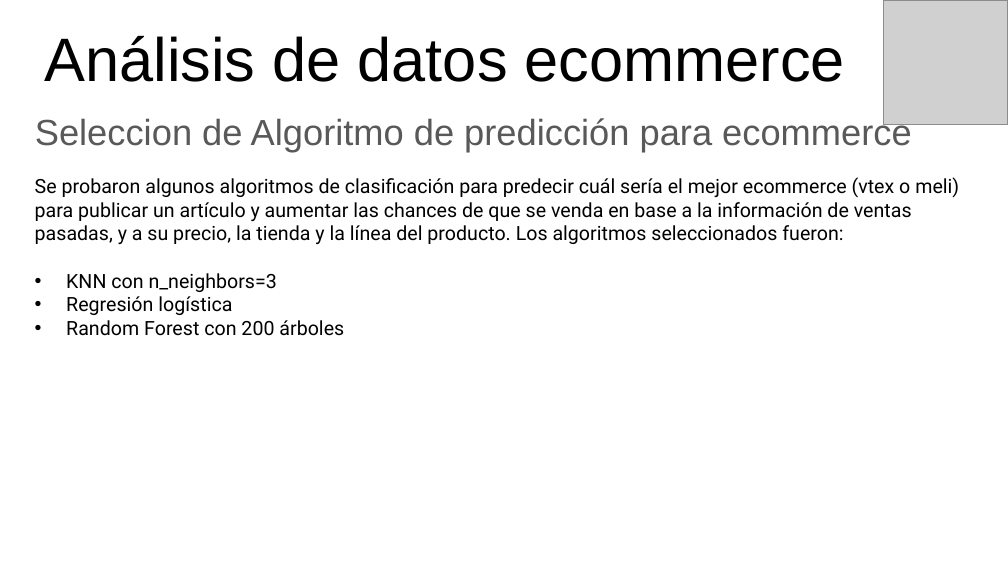
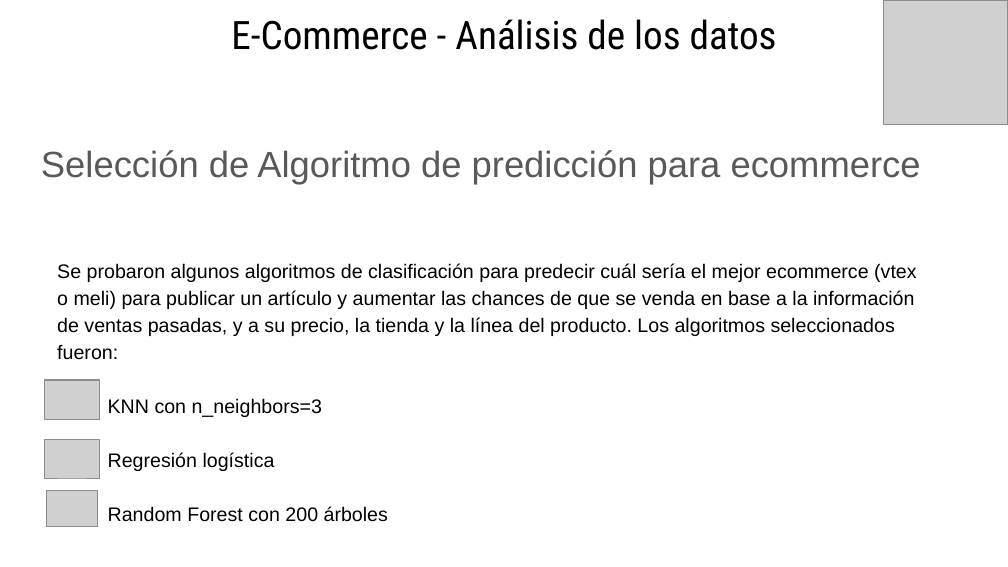
Before and after one commit to eliasguillermo/ds-ecommerce, a slide deck: slide 19 of PROYECTO FINAL - PRESENTANCION GERENCIAL.pptx. Drawn at 1008x567 pixels with LibreOffice and Linux fonts; fonts in the diff are those of the drawing; grey boxes stand for pictures. Boxes give left, top, right and bottom in pixels: in the first picture for what was removed or moved away, otherwise in the second. Text is boxed around its words. In the diff, an @@ line names an element or a change of style, - is before the commit and + after.

```diff
--- a/PROYECTO FINAL - PRESENTANCION GERENCIAL.pptx
+++ b/PROYECTO FINAL - PRESENTANCION GERENCIAL.pptx
@@ text "E-Commerce - Análisis de los ..." at [231,19,777,50]: vertical alignment bottom to top @@
@@ text at [231,19,777,50]: text changed; size 43.8 to 28 pt; font Arial to Roboto Condensed @@
-Análisis de datos ecommerce
+E-Commerce - Análisis de los datos
@@ text at [41,150,921,185]: text changed; size 25.9 to 26 pt @@
-Seleccion de Algoritmo de predicción para ecommerce
+Selección de Algoritmo de predicción para ecommerce
@@ text "Se probaron algunos algoritmos de ...": place and size @@
-text "Se probaron algunos algoritmos de ..." at [35,177,959,336]
+text "Se probaron algunos algoritmos de ..." at [57,263,916,522]
@@ text "Se probaron algunos algoritmos de ..." at [57,263,916,522]: font Roboto to Arial; line spacing 1 to 1.15; bullet • to ● @@
@@ picture added at [44,380,100,419] @@
@@ picture added at [44,439,100,479] @@
@@ picture added at [46,491,98,527] @@
```
Also in this commit, not shown: 11 other slides changed, 9 slides added, 10 slides removed.
